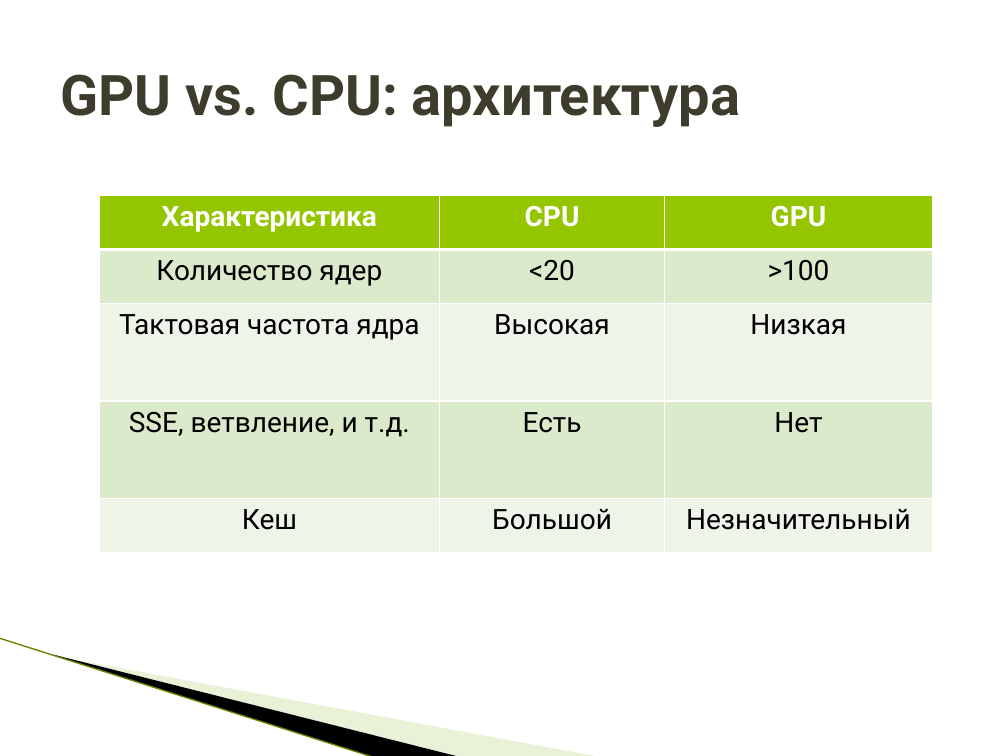
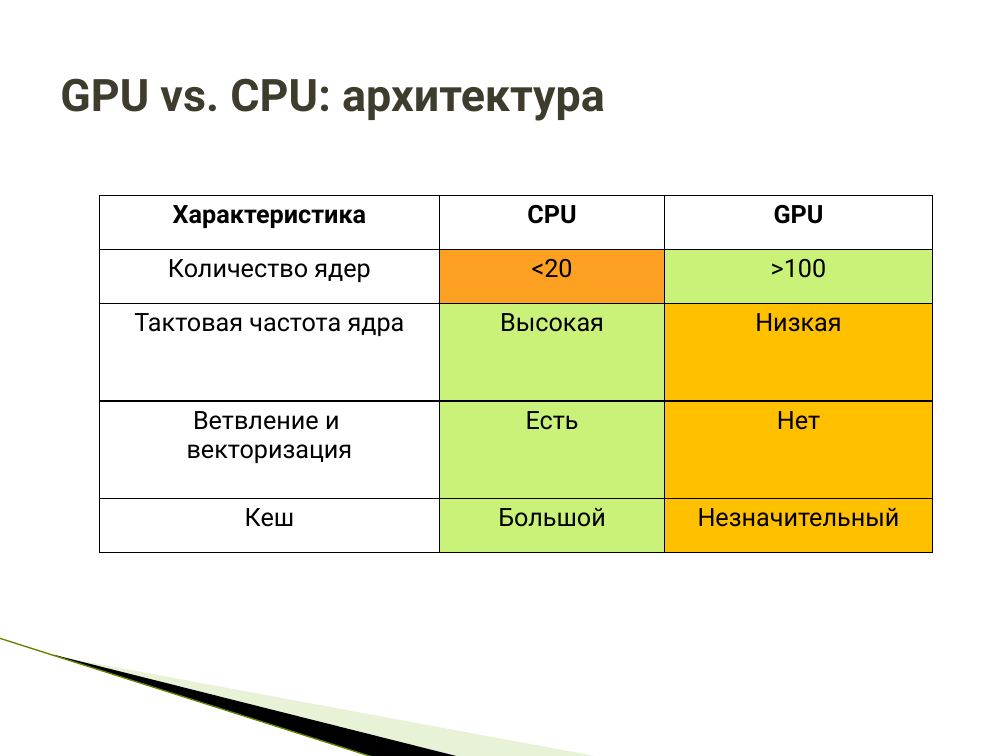
Before and after one commit to HPC-lab-ITIS/CUDA, a slide deck: slide 13 of materials/lec_0/lec_0.pptx (slide 7 before the commit). Drawn at 1008x756 pixels with LibreOffice and Linux fonts; fonts in the diff are those of the drawing; background and template pictures are left out. Boxes give left, top, right and bottom in pixels: in the first picture for what was removed or moved away, otherwise in the second. Text is boxed around its words. In the diff, an @@ line names an element or a change of style, - is before the commit and + after.

```diff
--- a/materials/lec_0/lec_0.pptx
+++ b/materials/lec_0/lec_0.pptx
@@ title "GPU vs. CPU: архитектура" at box(60, 78, 605, 121): size 40 to 32 pt @@
@@ table at box(99, 196, 932, 552) @@
-row 4, column 1: SSE, ветвление, и т.д.
+row 4, column 1: Ветвление и векторизация
@@ fill #94C600 to none in row 1 @@
@@ fill #DCEACC to none in 2 cells @@
@@ fill #DCEACC to #FEA022 in row 2, column 2 @@
@@ fill #DCEACC to #CAF278 in 2 cells @@
@@ fill #EEF5E7 to none in 2 cells @@
@@ fill #EEF5E7 to #CAF278 in 2 cells @@
@@ fill #EEF5E7 to #FFC000 in 2 cells @@
@@ fill #DCEACC to #FFC000 in row 4, column 3 @@
@@ size 20 to 18 pt in "Характеристика", "CPU", "GPU", "Количество ядер" and 10 more places @@
@@ text colour #FFFFFF to #000000 in "Характеристика", "CPU", "GPU" @@
@@ borders changed @@
```
Also in this commit, not shown: 12 other slides changed, 10 slides added, 17 slides removed, 3 other files.
